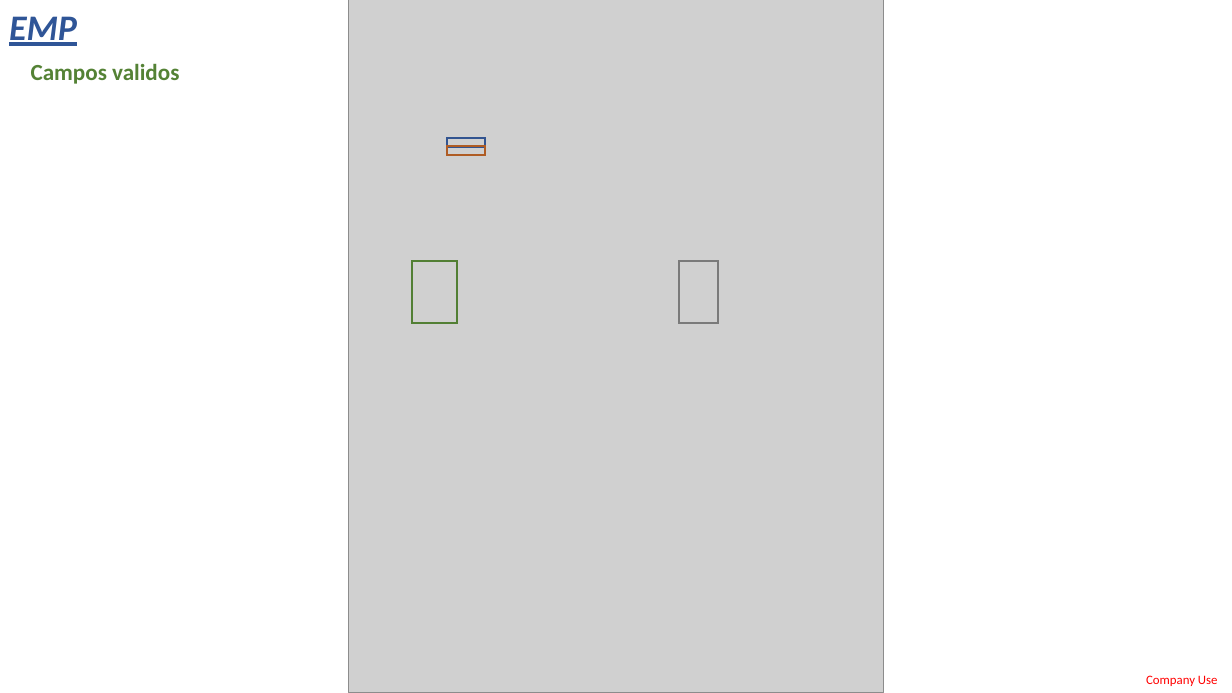
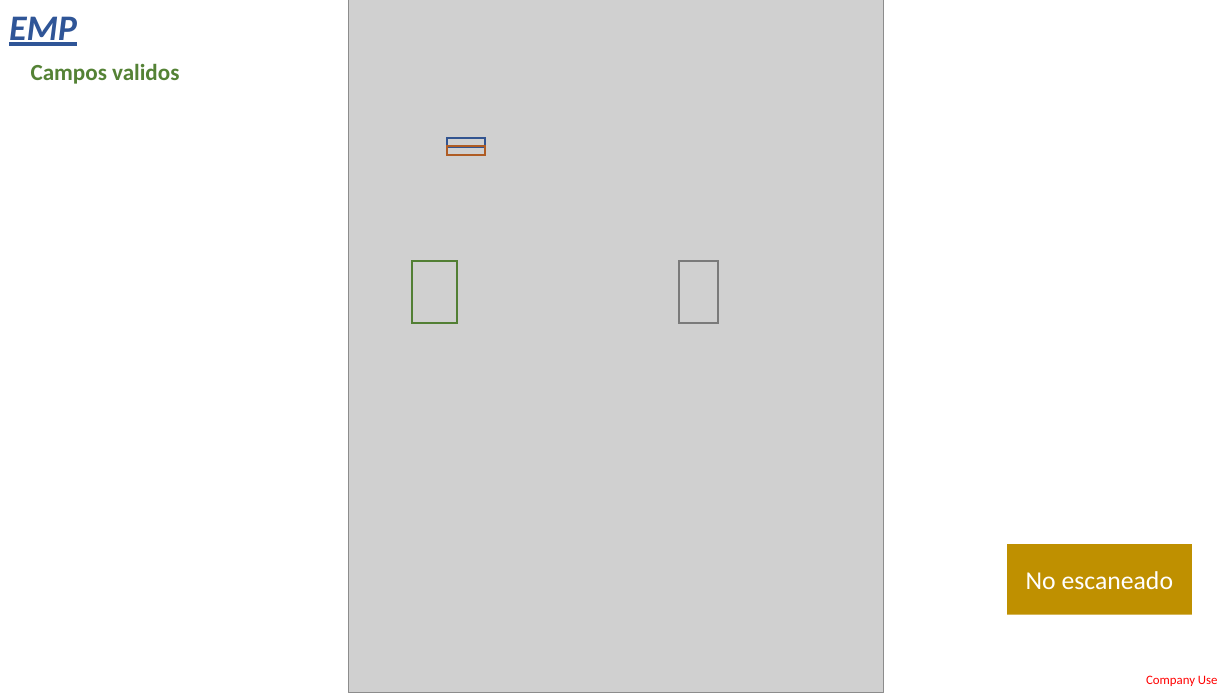
Before and after one commit to LobatoJaime/Bot-Creacion-de-Pedidos, a slide deck: slide 7 of AI_Engine/Info/ExtraccionDatos.pptx. Drawn at 1232x693 pixels with LibreOffice and Linux fonts; fonts in the diff are those of the drawing; grey boxes stand for pictures. Boxes give left, top, right and bottom in pixels: in the first picture for what was removed or moved away, otherwise in the second. Text is boxed around its words. In the diff, an @@ line names an element or a change of style, - is before the commit and + after.

```diff
--- a/AI_Engine/Info/ExtraccionDatos.pptx
+++ b/AI_Engine/Info/ExtraccionDatos.pptx
@@ rectangle added at [1007, 544, 1192, 615], fill #BF9000, 20 pt, text #FFFFFF @@
+No escaneado
```
Also in this commit, not shown: 15 other slides changed, 1 other file.
